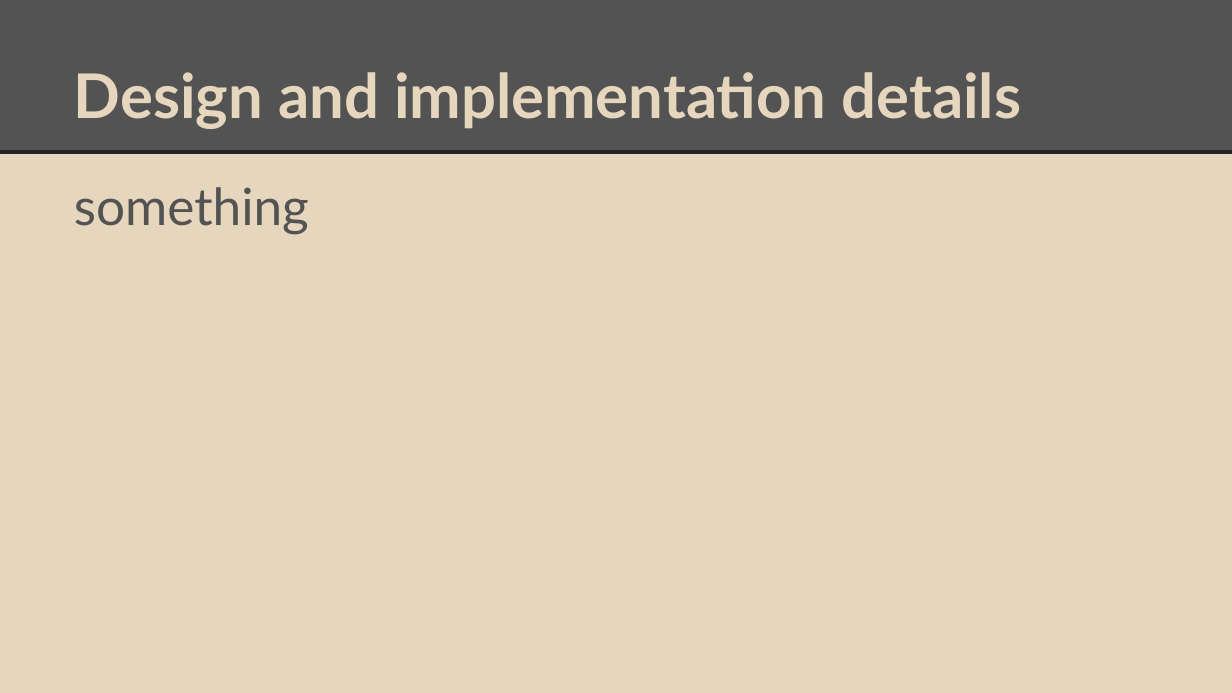
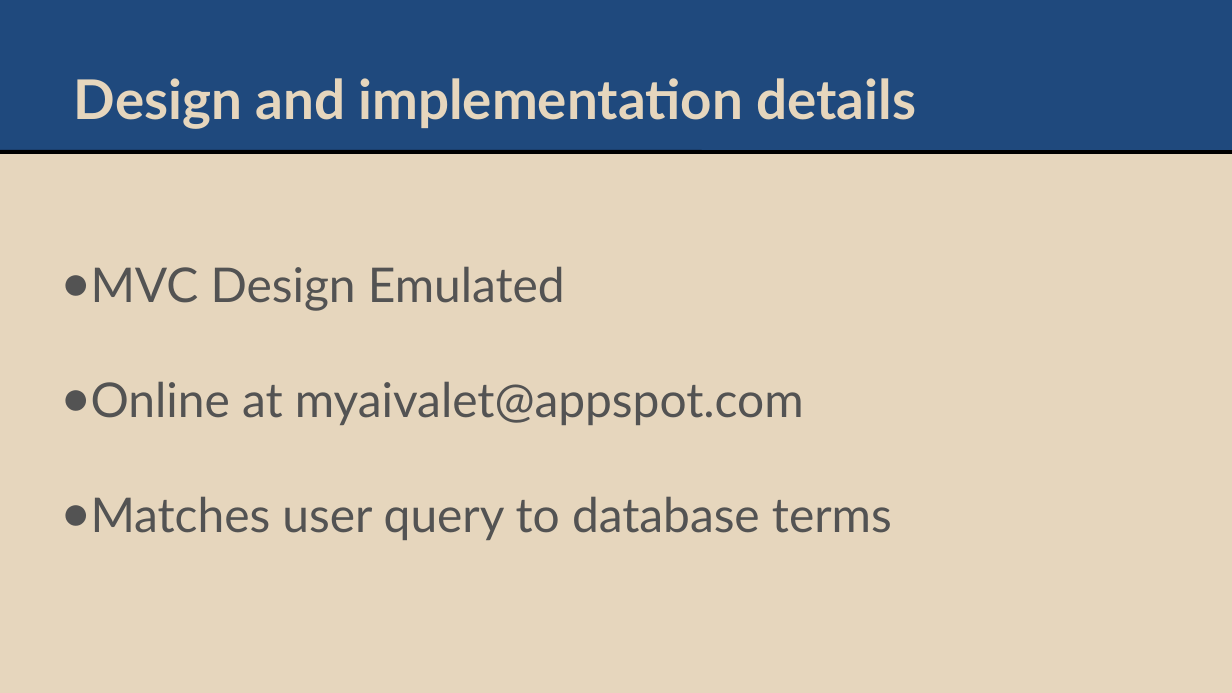
Before and after one commit to paritosh-gupta/AI_valet_CS-275-drexel, a slide deck: slide 7 of CS275-Projcet.pptx. Drawn at 1232x693 pixels with LibreOffice and Linux fonts; fonts in the diff are those of the drawing. Boxes give left, top, right and bottom in pixels: in the first picture for what was removed or moved away, otherwise in the second. Text is boxed around its words. In the diff, an @@ line names an element or a change of style, - is before the commit and + after.

```diff
--- a/CS275-Projcet.pptx
+++ b/CS275-Projcet.pptx
@@ rectangle at [0, 0, 1232, 152]: fill #535353 to #1F497D @@
@@ text "Design and implementation details" at [74, 78, 916, 129]: size 36 to 32 pt @@
@@ line (0, 152) - (1232, 152): stroke #262626 2.25 pt to #000000 2.24 pt @@
@@ text removed at [74, 187, 309, 235] @@
-something
@@ text added at [91, 266, 892, 540], 28 pt, text #535353 @@
+● MVC Design Emulated
+● Online at myaivalet@appspot.com
+● Matches user query to database terms
```
Also in this commit, not shown: 6 other slides changed, 4 slides added, 1 other file.
